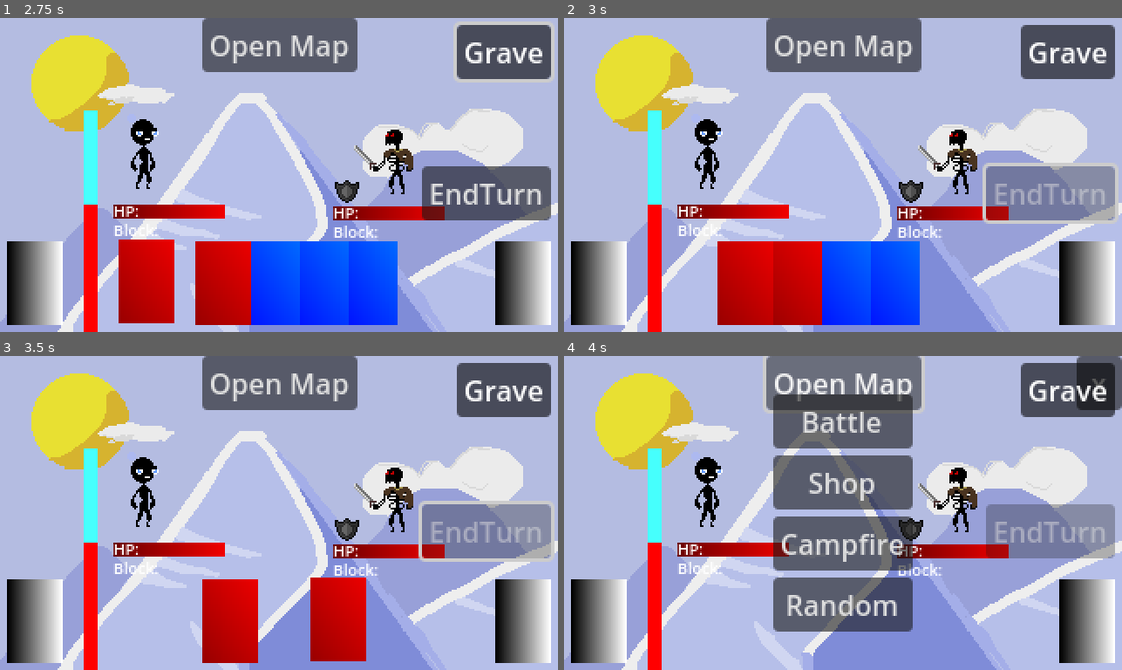
Above: before the commit, frames 1-4 (two rows, left to right).
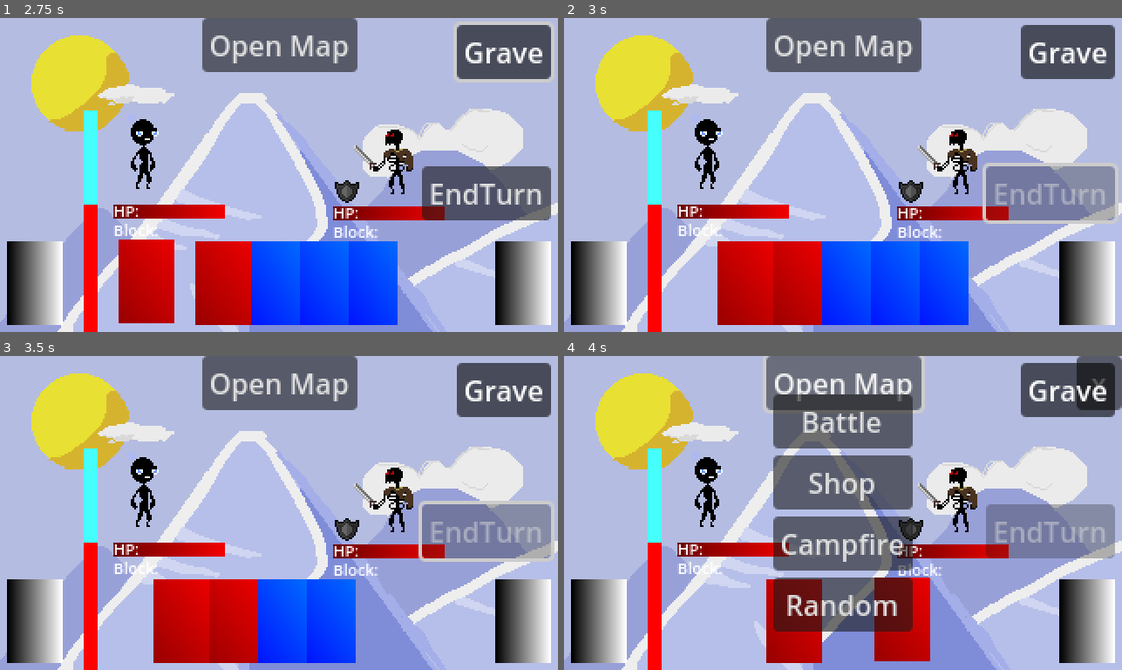
Above: after the commit, the same moments.

Repository: Morph1s/Psychopompos
Game: Godot game, scene res://scenes/main.tscn
Two runs of this game, one before a commit and one after it. Both use one fixed random seed, a clock stepped at 60 frames per second and the inputs below.
Inputs:
- Up to frame 1 (2.75 s): click "Open Map" at 0.5 s; click "Battle" at 1.25 s; click "Grave" at 2 s
- Up to frame 2 (3 s): click "EndTurn" at 2.75 s
- Up to frame 3 (3.5 s): no input
- Up to frame 4 (4 s): click "Open Map" at 3.5 s

Frame 1 is identical in both runs. In frame 2, 2.3% of the frame differs, in the area x 63-73%, y 71-98%; in frame 3, 7.9%, in the area x 27-66%, y 70-98%; in frame 4, 5.1%.

Commit message:
fix: fix timer await in player_end_turn

Diff:
--- a/scripts/battle/state_machine/player_end_turn.gd
+++ b/scripts/battle/state_machine/player_end_turn.gd
@@ -9,7 +9,7 @@
 	# 1. resolve player end of turn effects
 	EventBusHandler.call_event(EventBus.Event.PLAYER_TURN_END_EFFECTS)
 	# 2. discard hand
-	await get_tree().create_timer(0.5)
+	await get_tree().create_timer(0.5).timeout
 	discard_hand.emit()
 	# 3. enter state enemy_start_turn
 	EventBusHandler.call_event(EventBus.Event.PLAYER_TURN_END)
